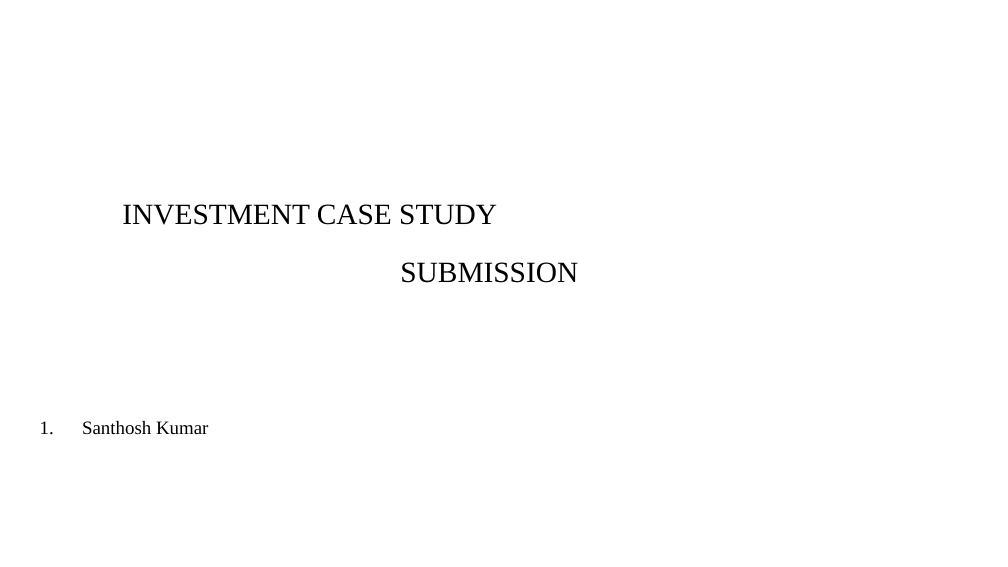
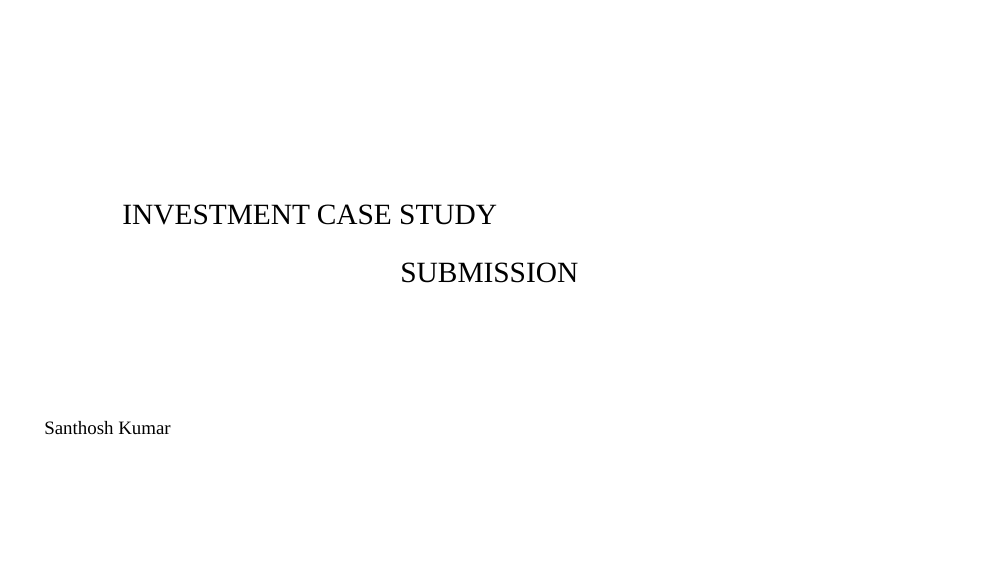
Before and after one commit to santhoshpkumar/Spark-Funds-Investment-CaseStudy, a slide deck: slide 1 of Spark Funds Presentation.pptx. Drawn at 1008x567 pixels with LibreOffice and Linux fonts; fonts in the diff are those of the drawing; background and template pictures are left out. Boxes give left, top, right and bottom in pixels: in the first picture for what was removed or moved away, otherwise in the second. Text is boxed around its words. In the diff, an @@ line names an element or a change of style, - is before the commit and + after.

```diff
--- a/Spark Funds Presentation.pptx
+++ b/Spark Funds Presentation.pptx
@@ text "Santhosh Kumar" at (44, 421, 170, 434): bullet 1. to none @@
```
Also in this commit, not shown: 4 other slides changed, 5 slides added, 5 slides removed.
